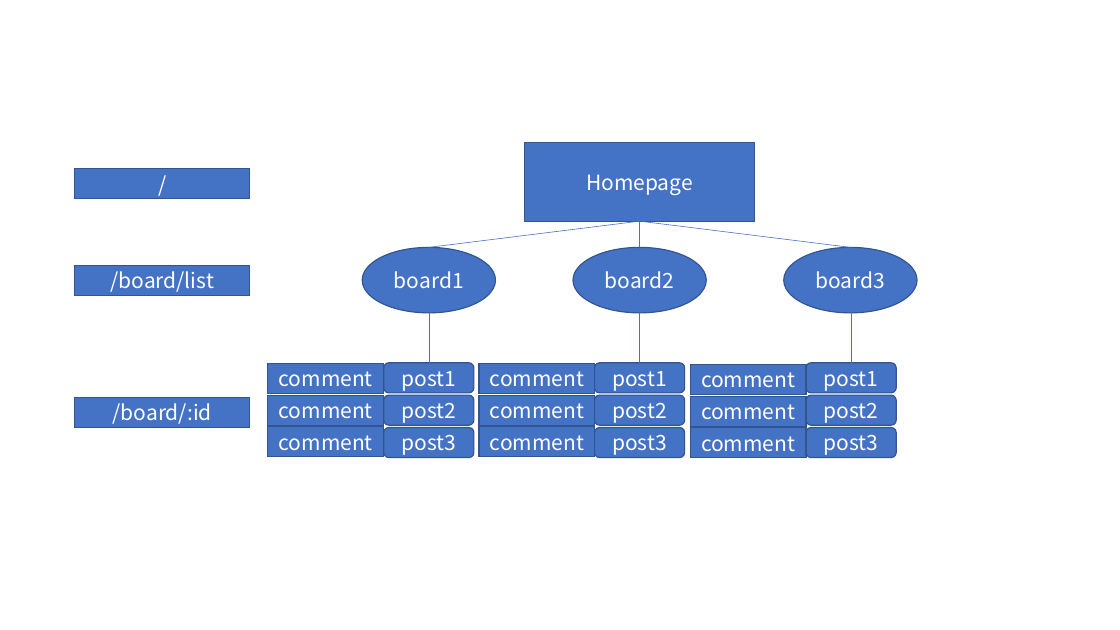
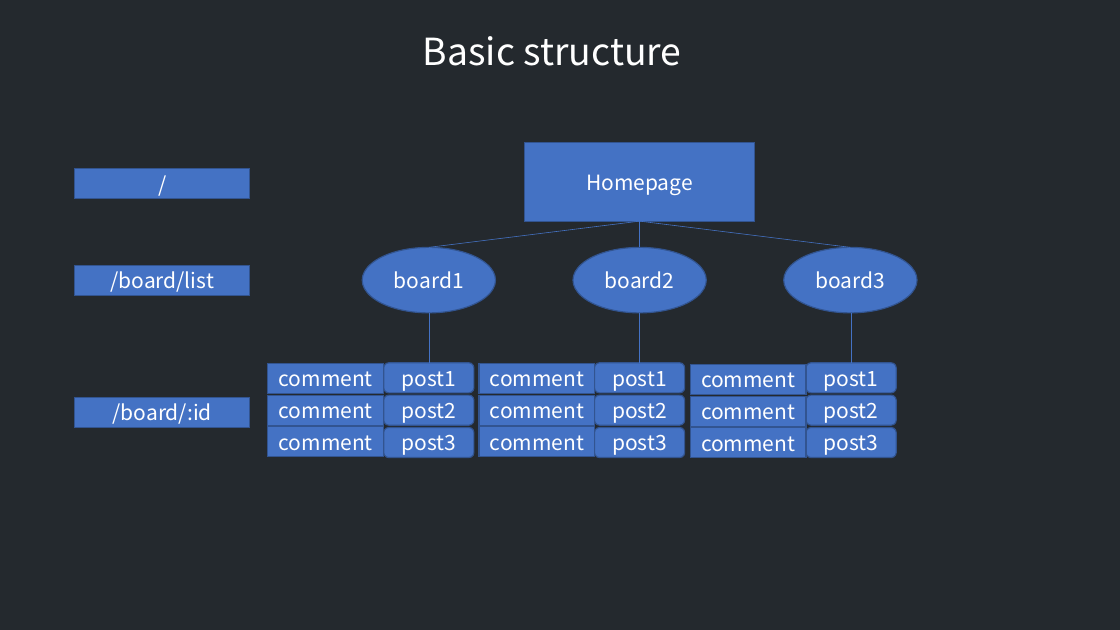
Before and after one commit to dong6721/r_t_board, a slide deck: slide 2 of architecture.pptx. Drawn at 1120x630 pixels with LibreOffice and Linux fonts; fonts in the diff are those of the drawing. Boxes give left, top, right and bottom in pixels: in the first picture for what was removed or moved away, otherwise in the second. Text is boxed around its words. In the diff, an @@ line names an element or a change of style, - is before the commit and + after.

```diff
--- a/architecture.pptx
+++ b/architecture.pptx
@@ background #FFFFFF to #24292E @@
@@ text added at <box>423,36,682,66</box>, 32 pt, text #FFFFFF @@
+Basic structure
```
Also in this commit, not shown: 1 other slide changed, 1 slide added, 13 other files.
